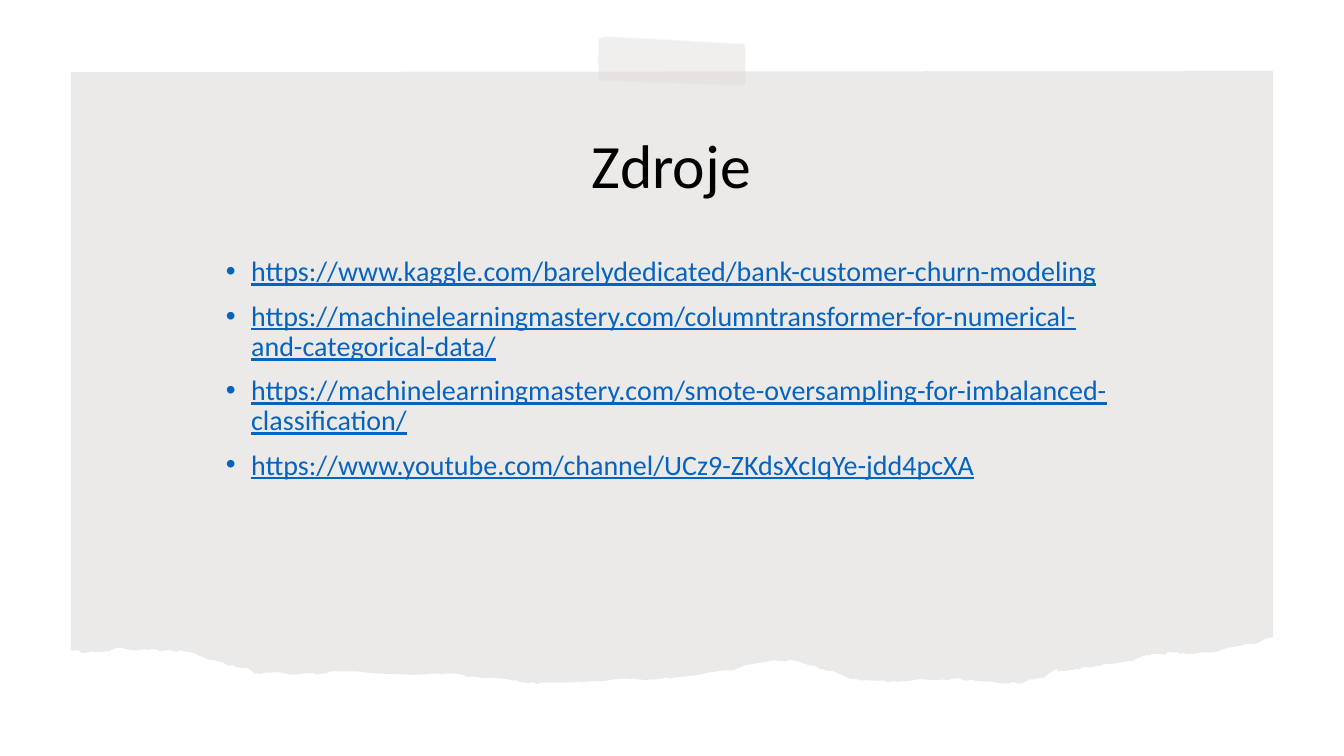
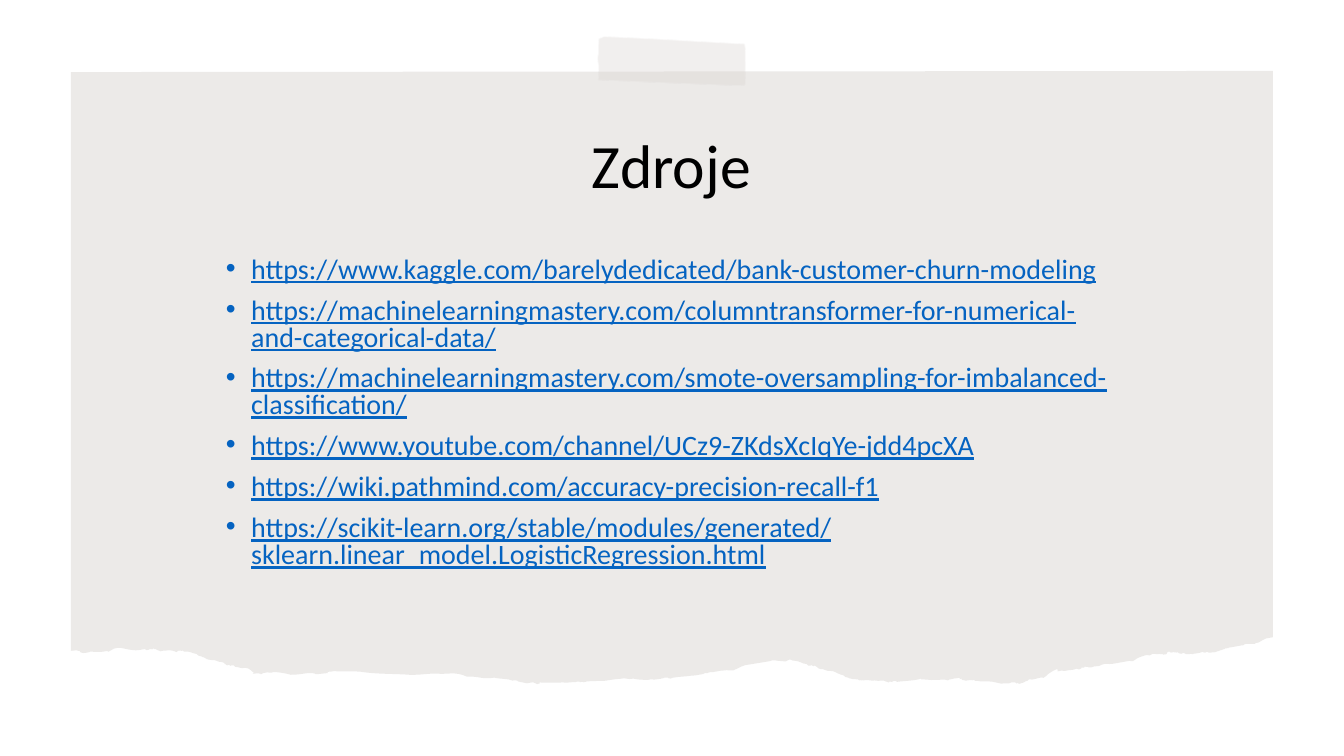
Before and after one commit to kristiankluka/Kluka_NS2021, a slide deck: slide 14 of NS_prezentácia_Kluka.pptx. Drawn at 1344x756 pixels with LibreOffice and Linux fonts; fonts in the diff are those of the drawing. Boxes give left, top, right and bottom in pixels: in the first picture for what was removed or moved away, otherwise in the second. Text is boxed around its words. In the diff, an @@ line names an element or a change of style, - is before the commit and + after.

```diff
--- a/NS_prezentácia_Kluka.pptx
+++ b/NS_prezentácia_Kluka.pptx
@@ text at [251, 259, 1106, 460]: line spacing 0.9 to 0.8 @@
@@ text at [251, 476, 878, 569]: paragraphs added @@
+• https://wiki.pathmind.com/accuracy-precision-recall-f1
+• https://scikit-learn.org/stable/modules/generated/sklearn.linear_model.LogisticRegression.html
```
Also in this commit, not shown: 4 other slides changed.
